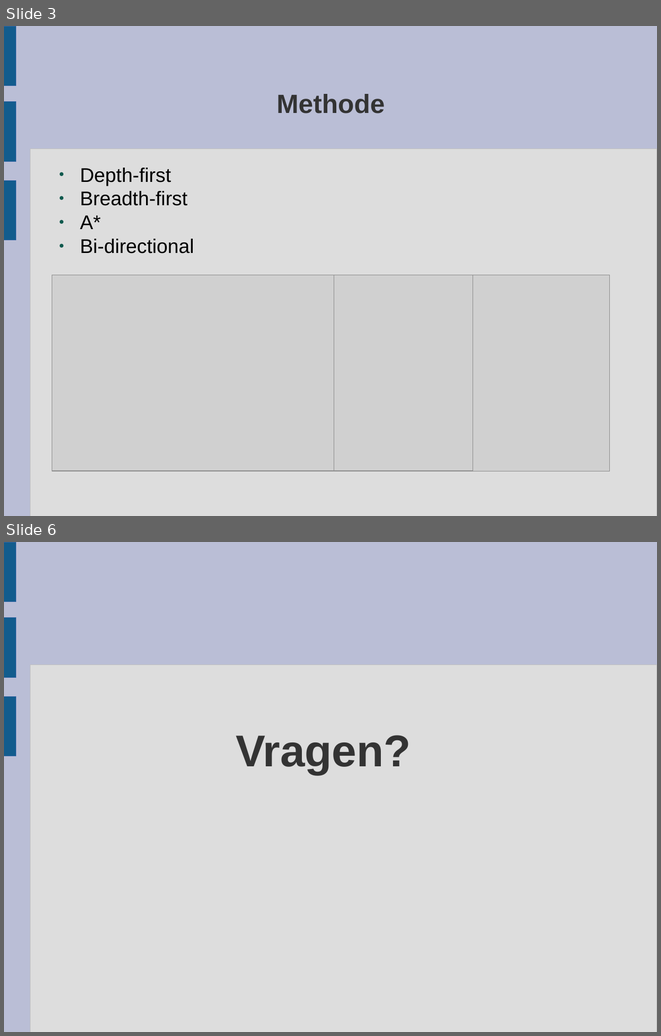
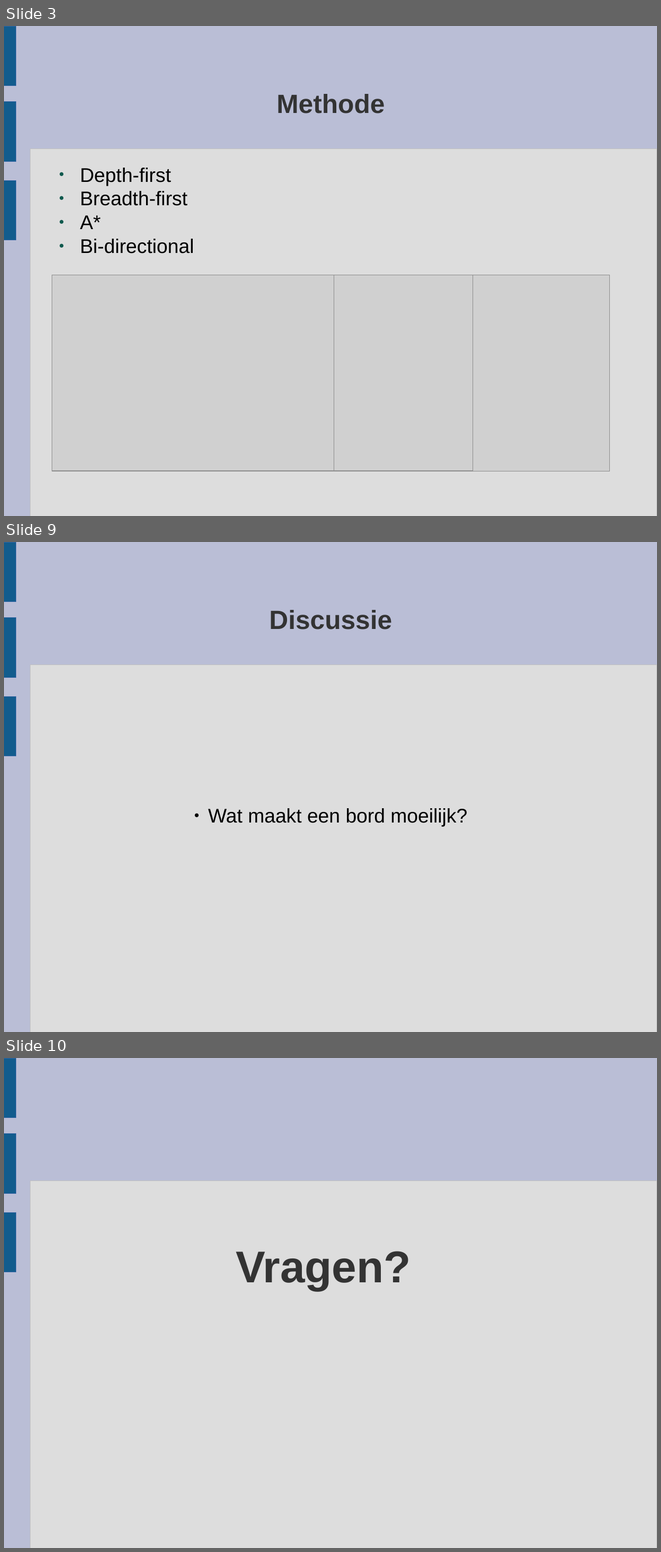
Before and after one commit to cmdras/spitsuur, a slide deck: Presentatie Heuristieken/Presentatie Heuristieken.odp. Shown one above the other, each under a label of ours: slides 3 and 6 before the commit, slides 3, 9 and 10 after it; the slides between them are not shown. The pictures are 661x1036 and 661x1552 pixels, drawn with LibreOffice and Linux fonts; fonts in the diff are those of the drawing; grey boxes stand for pictures. Boxes give left, top, right and bottom in pixels: in the first picture for what was removed or moved away, otherwise in the second. Text is boxed around its words. In the diff, an @@ line names an element or a change of style, - is before the commit and + after.

```diff
--- a/Presentatie Heuristieken/Presentatie Heuristieken.odp
+++ b/Presentatie Heuristieken/Presentatie Heuristieken.odp
@@ slide 9 added at (x1=4, y1=542, x2=657, y2=1032), background #BABED6; not listed: 4 template elements that a slide beside it also shows @@
@@ title added at (x1=269, y1=610, x2=392, y2=629), 32 pt, text #333333, bold @@
+Discussie
@@ subtitle added at (x1=208, y1=808, x2=467, y2=827), 24 pt, text #000000 @@
+● Wat maakt een bord moeilijk?
@@ what was slide 6 is now slide 10 @@
```
Also in this commit, not shown: 5 other slides added, 2 slides removed.
